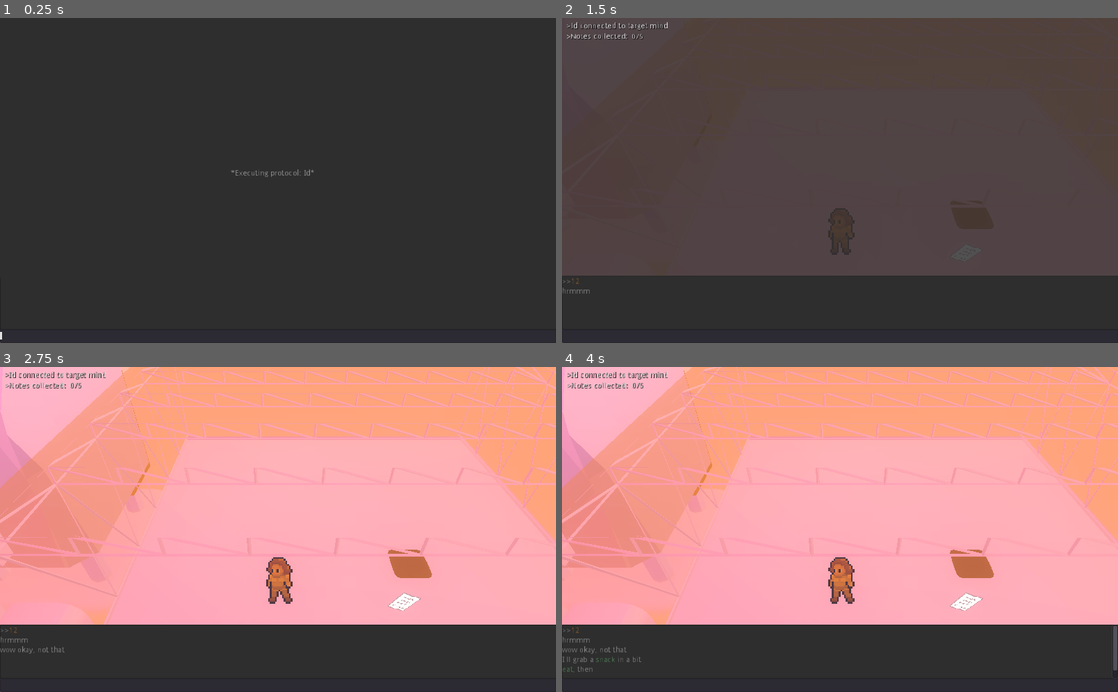
Above: before the commit, frames 1-4 (two rows, left to right).
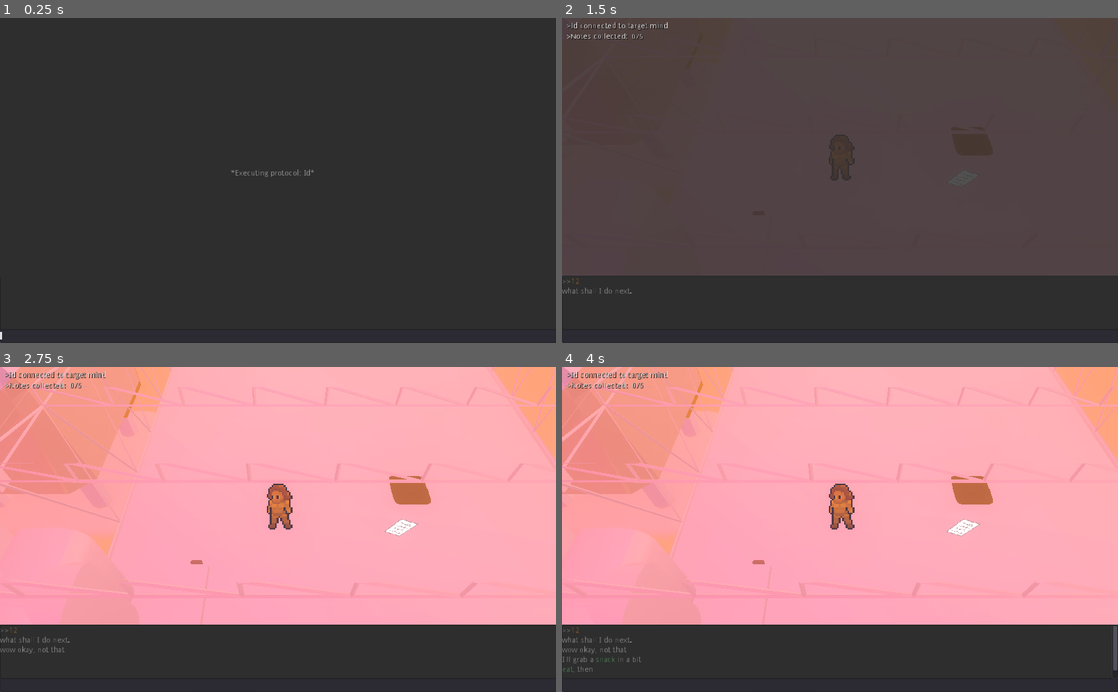
Above: after the commit, the same moments.

Repository: rionhunter/GMTKjam
Game: Godot game, scene res://tInput.tscn
The game is run twice, just before and just after one commit, with the same random seed, the same clock (stepped at 60 frames per second) and the same inputs. Sound files missing from this copy of the repository are replaced by a short silence.
Inputs (mouse positions are in pixels of both pictures, inside the frame that each line leads up to):
- Up to frame 1 (0.25 s): no input
- Up to frame 2 (1.5 s): click (840, 336) at 0.52 s; type "12" at 0.6 s; tap Enter at 1.25 s; hold Enter from 1.28 s (still down)
- Up to frame 3 (2.75 s): release Enter at 2.03 s; tap Enter at 2.1 s
- Up to frame 4 (4 s): hold Enter 2.78-3.53 s; tap Space at 3.5 s; tap Enter at 3.6 s

The runs differ from the first frame. In frame 2, 0.4% of the frame differs, in the area x 0-53%, y 35-85%; in frame 3, 28%, in the area x 0-100%, y 0-85%; in frame 4, 28%.

Commit message:
minor phrasing updates

Diff:
--- a/World1.tscn
+++ b/World1.tscn
@@ -132,7 +132,7 @@
 transform = Transform( 1, 0, 0, 0, 1, 0, 0, 0, 1, 21.3027, 1.91764, -14.4277 )
 
 [node name="Camera" type="Camera" parent="Character"]
-transform = Transform( 1, 0, 0, 0, 0.740265, 0.672315, 0, -0.672315, 0.740265, 0, 5.795, 4.371 )
+transform = Transform( 1, 0, 0, 0, 0.573576, 0.819152, 0, -0.819152, 0.573576, 0, 5.795, 4.371 )
 doppler_tracking = 1
 current = true
 fov = 52.5
@@ -160,7 +160,7 @@
 [node name="Entertainment" type="Spatial" parent="Destinations"]
 transform = Transform( 1, 0, 0, 0, 1, 0, 0, 0, 1, 12.0942, 1.64733, -7.5949 )
 
-[node name="Animal" type="Spatial" parent="Destinations"]
+[node name="Deerp" type="Spatial" parent="Destinations"]
 transform = Transform( 1, 0, 0, 0, 1, 0, 0, 0, 1, 6.07894, 0, -0.991423 )
 
 [node name="ExplorationPaths" type="Spatial" parent="."]
@@ -186,7 +186,7 @@
 transform = Transform( 1, 0, 0, 0, 1, 0, 0, 0, 1, -20.4715, 0.534864, -7.22957 )
 
 [node name="Note3" parent="Discoverables" instance=ExtResource( 8 )]
-transform = Transform( 1, 0, 0, 0, 1, 0, 0, 0, 1, 26.494, 0.534864, -2.52138 )
+transform = Transform( 1, 0, 0, 0, 1, 0, 0, 0, 1, 26.494, 0.534864, 3.58681 )
 
 [node name="Note4" parent="Discoverables" instance=ExtResource( 8 )]
 transform = Transform( 1, 0, 0, 0, 1, 0, 0, 0, 1, -6.25027, 0.534864, -1.17411 )
--- a/barks.json
+++ b/barks.json
@@ -25,34 +25,34 @@
 		"I feel better somehow",
 		],
 
-	"ANIMAL_FED":
+	"DEERP_FED":
 		[
 		"I love you too, deerp",
 		"awww he's so cute when he eats potatoes",
 		"this is nice"
 		],
 
-	"ANIMAL_SCARED":
+	"DEERP_SCARED":
 		[
 		":(",
 		"it ran away...",
 		"come back, deerp!"
 		],
 
-	"ANIMAL_YES":
+	"DEERP_YES":
 		[
 		"I think I'll visit the deerp outside soon",
 		"I like watching the deerp",
 		"I should go see the deerp"
 		],
 
-	"ANIMAL_START":
+	"DEERP_START":
 		[
 		"I'm coming, deerp!",
 		"gonna go see the deerp now",
 		],
 
-	"ANIMAL":
+	"DEERP":
 		[
 		"The deerp outside always run away from me D:",
 		"Those deerp are so cute",
@@ -70,12 +70,17 @@
 		"is teal a blue or a green?",
 		"maybe I just can't be happy",
 		"do potatoes just taste better in space?",
+		"what is even my purpose in life now?",
 		"I miss hats",
+		"maybe I can learn to speek deerp",
 		"sometimes it feels like my life is just a meaningless sequence of looping events",
 		"am I going space mad? I can't be, if I'm thinking that...can I?",
 		"*ah ah ah ah staying alive, staying alive!* - such a classic",
 		"how much wood *could* a woodchuck chuck?",
+		"will I ever see another sentient being?",
+		"maybe I shouldn't have torn up my log book",
 		"What would a good space-themed pickup line be? Not that I'd be able to use one...",
+		"I can't believe I tore up my entire log book",
 		],
 
 	"CHOOSE_ACTION":
@@ -87,10 +92,11 @@
 		"hm hmm hmmmmmm...",
 		"done with that. Now what?",
 		"hrmmm",
-		"Got a lot of stuff to get done",
 		"Should I watch more TV or be productive?",
 		"Am I feeling motivated to do work?",
+		"maybe I should pick up that paper",
 		"What do I feel like doing?",
+		"Should I pick up some of those notes that blew away?",
 		"What should I do?",
 		"Next up..."
 		],
--- a/base_character/Character.gd
+++ b/base_character/Character.gd
@@ -15,7 +15,7 @@
 enum State {NORMAL, AIRLOCK}
 var state = State.NORMAL
 var patrol_path : PoolVector3Array setget setPatrolPath
-var default_x_rotation := -42.24
+var default_x_rotation := -55
 var default_y_translation := 5.795
 var potatoes := 0
 
@@ -236,11 +236,11 @@
 		else:
 			setPath(patrol_path)
 		return
-	if anim == "animal" and has_potatoes():
+	if anim == "deerp" and has_potatoes():
 		$Sprite3D.flip_h = false
 		$AnimationPlayer.play("helm_farm")
 		return
-	elif anim == "animal":
+	elif anim == "deerp":
 		$AnimationPlayer.play("helm_idle_right_down")
 		yield(get_tree().create_timer(2), "timeout")
 		EventHub.emit_signal("animation_done")
--- a/base_character/Character.tscn
+++ b/base_character/Character.tscn
@@ -573,4 +573,4 @@
 stream = ExtResource( 3 )
 
 [node name="Dialogue" parent="." instance=ExtResource( 6 )]
-transform = Transform( 1, 0, 0, 0, 1, 0, 0, 0, 1, 0, 0.851712, 0 )
+transform = Transform( 1, 0, 0, 0, 1, 0, 0, 0, 1, 0, 0.833458, 0 )
--- a/keywords.gd
+++ b/keywords.gd
@@ -44,16 +44,16 @@
 	"bad": "AGRESSION",
 	"hurt": "AGRESSION",
 
-	"pet": "ANIMAL",
-	"creature": "ANIMAL",
-	"animal": "ANIMAL",
-	"beast": "ANIMAL",
-	"dog": "ANIMAL",
-	"fox": "ANIMAL",
-	"ghost": "ANIMAL",
-	"deerp": "ANIMAL",
-	"feed": "ANIMAL",
-	"give": "ANIMAL",
+	"pet": "DEERP",
+	"creature": "DEERP",
+	"animal": "DEERP",
+	"beast": "DEERP",
+	"dog": "DEERP",
+	"fox": "DEERP",
+	"ghost": "DEERP",
+	"deerp": "DEERP",
+	"feed": "DEERP",
+	"give": "DEERP",
 
 	"say": "COMMAND",
 	"out loud": "COMMAND",
@@ -135,6 +135,8 @@
 	"pages" : "NOTE",
 	"paper" : "NOTE",
 	"papers" : "NOTE",
+	"book": "NOTE",
+	"logbook": "NOTE",
 
 	"sudo": "SUDO",
 	"debug": "SUDO",
--- a/player.gd
+++ b/player.gd
@@ -331,6 +331,7 @@
 
 
 func read_note():
+	$StatusTimer.stop()
 	if note_index >= len(bark_dict["NOTE_TEXT"]):
 		EventHub.emit_signal("new_thought", "This one is blank. I think the developer still needs to add it.")
 		return
@@ -343,6 +344,9 @@
 		on_action_done()
 	if note_index == len(bark_dict["NOTE_TEXT"]) - 1: #last note
 		EventHub.emit_signal("last_note_found")
+		return
+	yield(get_tree().create_timer(buffer_time*5), "timeout")
+	$StatusTimer.start()
 
 func _on_new_keywords(input: Dictionary) -> void:
 	failed_attempts = 0
@@ -371,8 +375,8 @@
 					addToQueue("note")
 				else:
 					think_about("no", "note")
-			"ANIMAL":
-				addToQueue("animal")
+			"DEERP":
+				addToQueue("deerp")
 			_:
 				random_response(Keywords.dir[word])
 
--- a/tInput.gd
+++ b/tInput.gd
@@ -85,7 +85,7 @@
 				color = MAINTENANCE
 			"NOTE":
 				color = READ
-			"ANIMAL":
+			"DEERP":
 				color = EXPLORATION
 			_:
 				color = NORMAL
--- a/tInput.tscn
+++ b/tInput.tscn
@@ -204,18 +204,19 @@
 anchor_right = 0.999023
 anchor_bottom = 0.6
 margin_bottom = 120.0
-color = Color( 0.180392, 0.180392, 0.180392, 1 )
+color = Color( 0.180392, 0.180392, 0.180392, 0 )
 __meta__ = {
 "_edit_use_anchors_": true
 }
 
 [node name="Label" type="Label" parent="ColorRect"]
+visible = false
 modulate = Color( 0.639216, 0.639216, 0.639216, 1 )
 anchor_left = 0.390625
 anchor_top = 0.583333
 anchor_right = 0.591797
 anchor_bottom = 0.6125
-text = "*Executing protocol: Id*"
+text = "<Connection terminated>"
 align = 1
 __meta__ = {
 "_edit_use_anchors_": true
